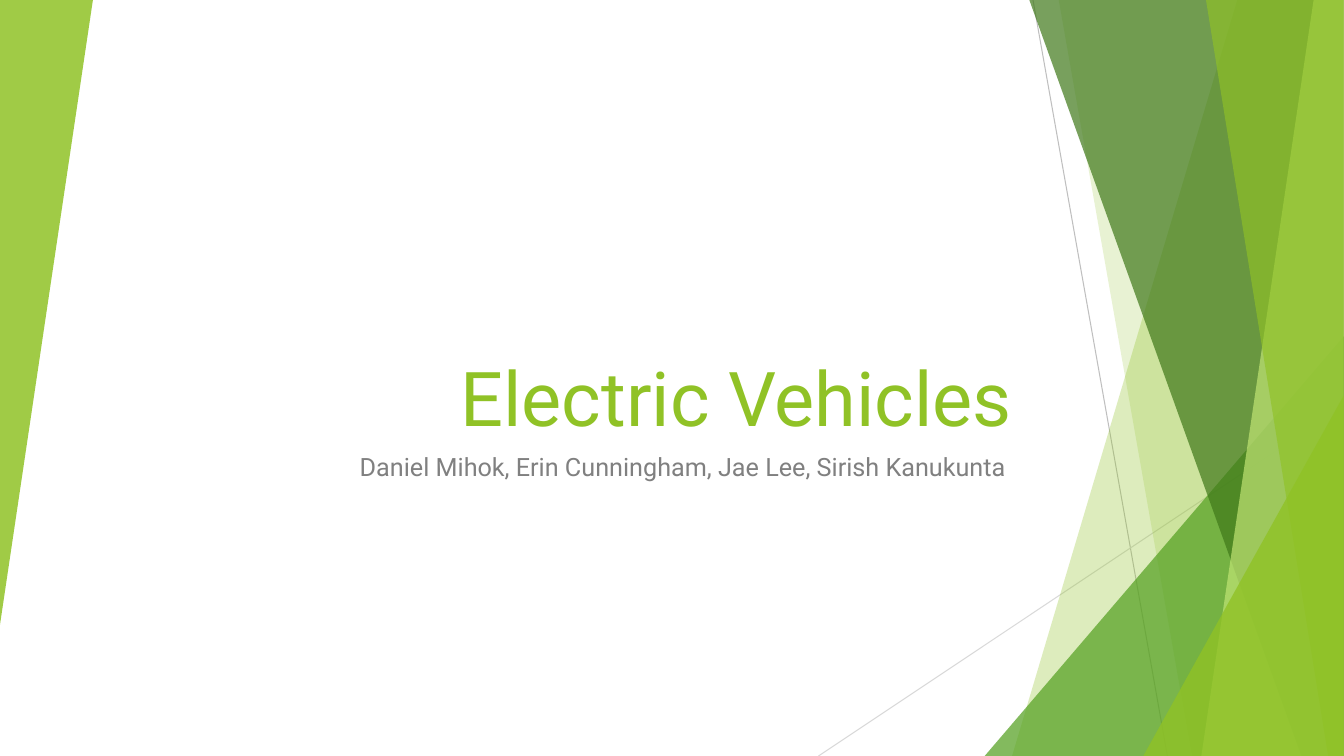
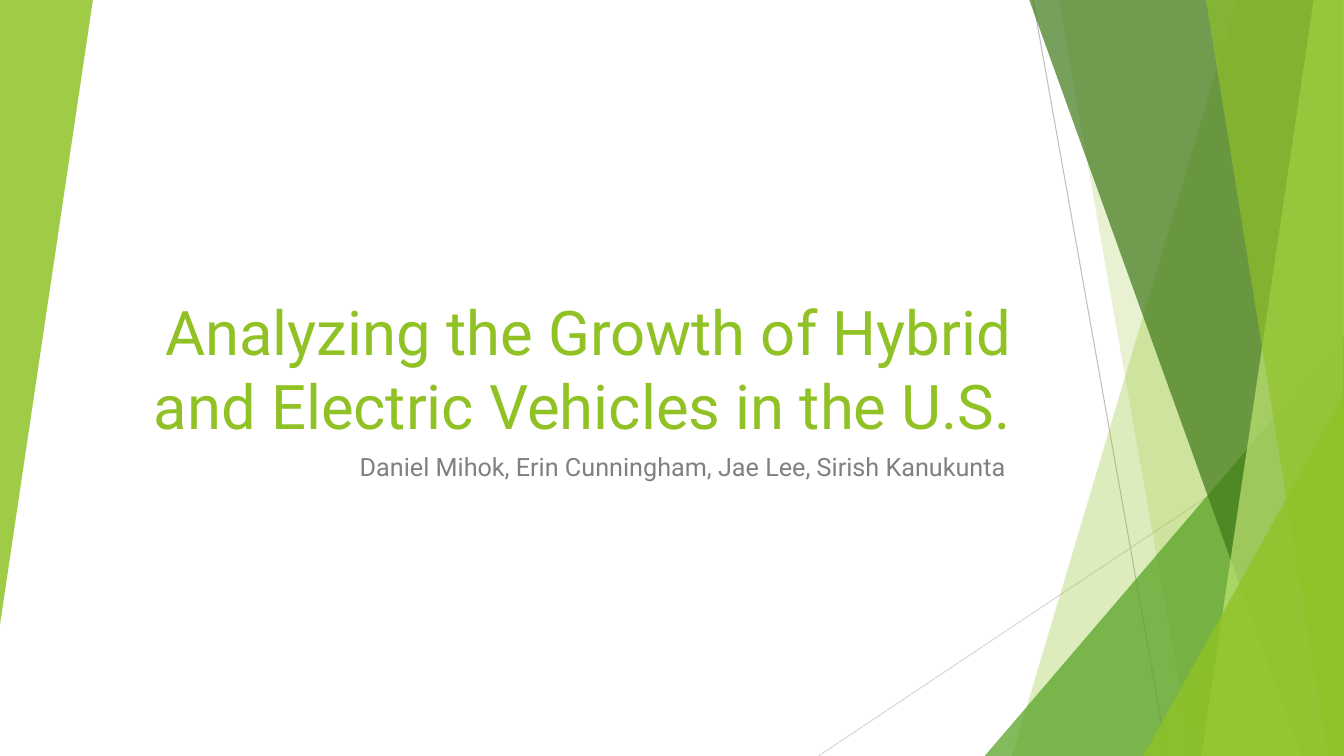
Before and after one commit to Barbara-Gordon/Team9, a slide deck: slide 1 of Presentation1.pptx. Drawn at 1344x756 pixels with LibreOffice and Linux fonts; fonts in the diff are those of the drawing. Boxes give left, top, right and bottom in pixels: in the first picture for what was removed or moved away, otherwise in the second. Text is boxed around its words. In the diff, an @@ line names an element or a change of style, - is before the commit and + after.

```diff
--- a/Presentation1.pptx
+++ b/Presentation1.pptx
@@ title at (154, 308, 1011, 430): text changed; size 54 to 44 pt @@
-Electric Vehicles
+Analyzing the Growth of Hybrid and Electric Vehicles in the U.S.
```
Also in this commit, not shown: 1 other slide changed, 5 slides added, 6 slides removed.
